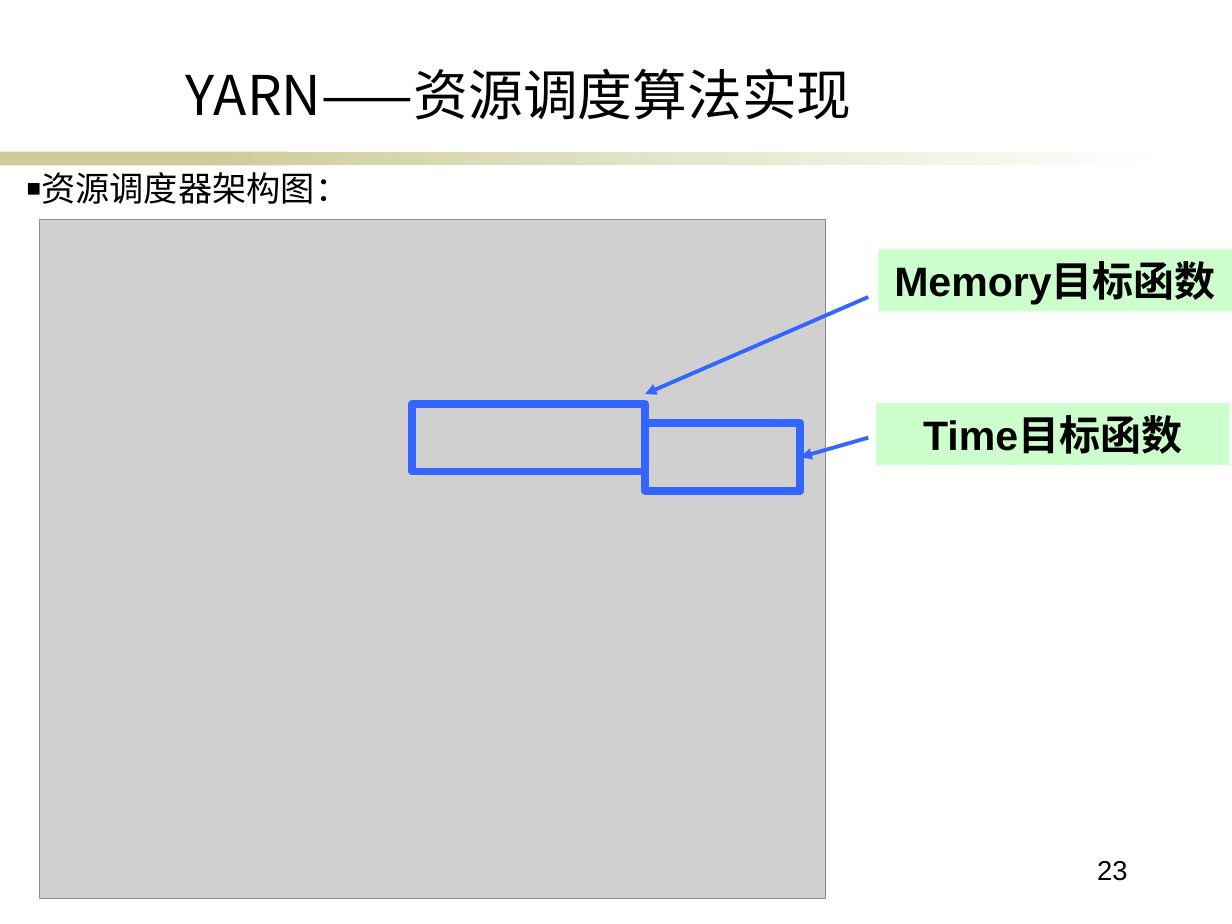
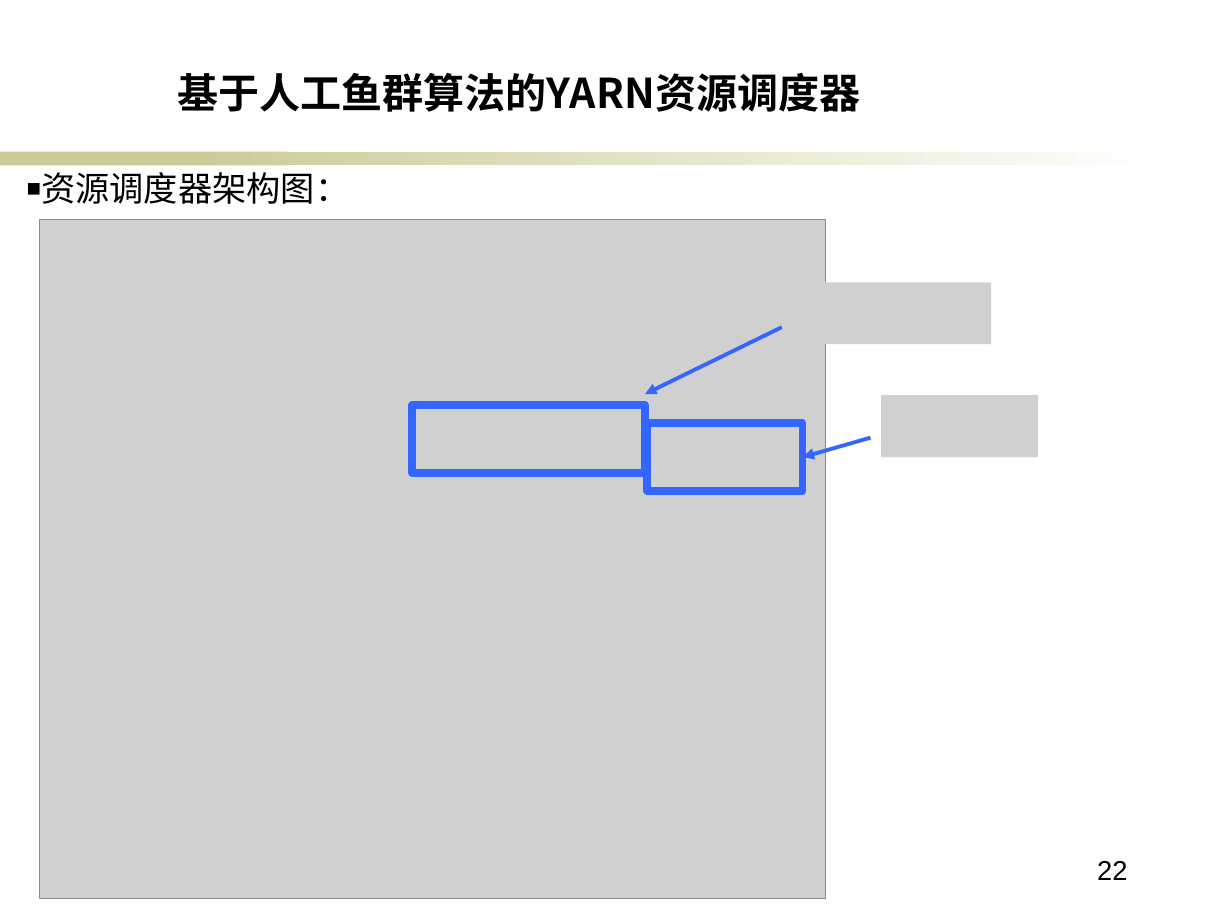
Before and after one commit to ericsonyc/paper, a slide deck: slide 22 of 毕业答辩.pptx (slide 23 before the commit). Drawn at 1232x924 pixels with LibreOffice and Linux fonts; fonts in the diff are those of the drawing; grey boxes stand for pictures; background and template pictures are left out. Boxes give left, top, right and bottom in pixels: in the first picture for what was removed or moved away, otherwise in the second. Text is boxed around its words. In the diff, an @@ line names an element or a change of style, - is before the commit and + after.

```diff
--- a/毕业答辩.pptx
+++ b/毕业答辩.pptx
@@ text at [177, 73, 860, 112]: text changed; size 32 to 24 pt; bold on @@
-YARN——资源调度算法实现
+基于人工鱼群算法的YARN资源调度器
@@ rectangle removed at [878, 249, 1232, 310] @@
-Memory目标函数
@@ picture added at [788, 282, 992, 344] @@
@@ arrow moved from (869, 297) - (646, 394) to (782, 328) - (646, 394) @@
@@ rectangle removed at [876, 403, 1230, 464] @@
-Time目标函数
@@ picture added at [881, 395, 1039, 457] @@
@@ page number at [1097, 861, 1127, 880]: text changed @@
-23
+22
```
Also in this commit, not shown: 7 other slides changed, 2 slides added.
